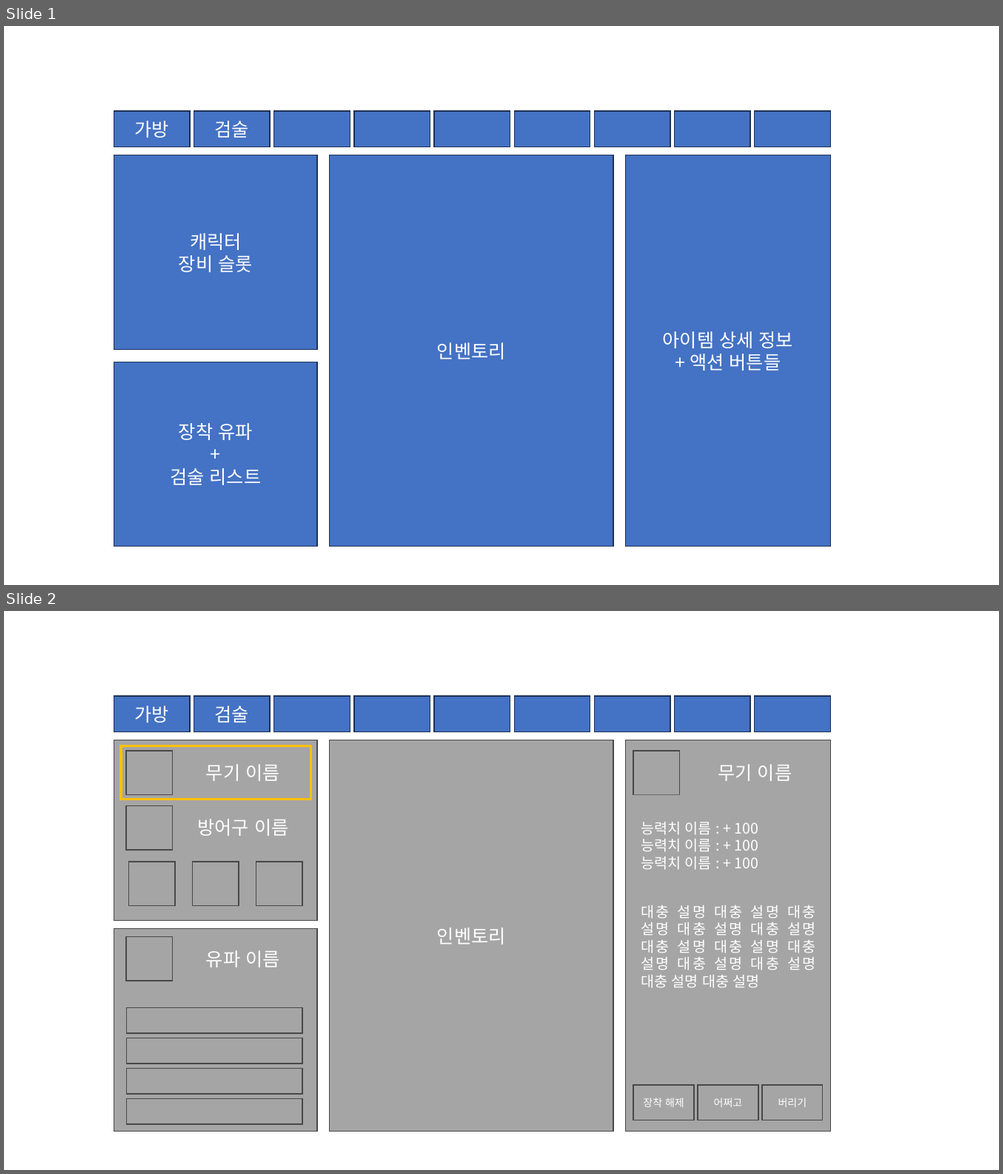
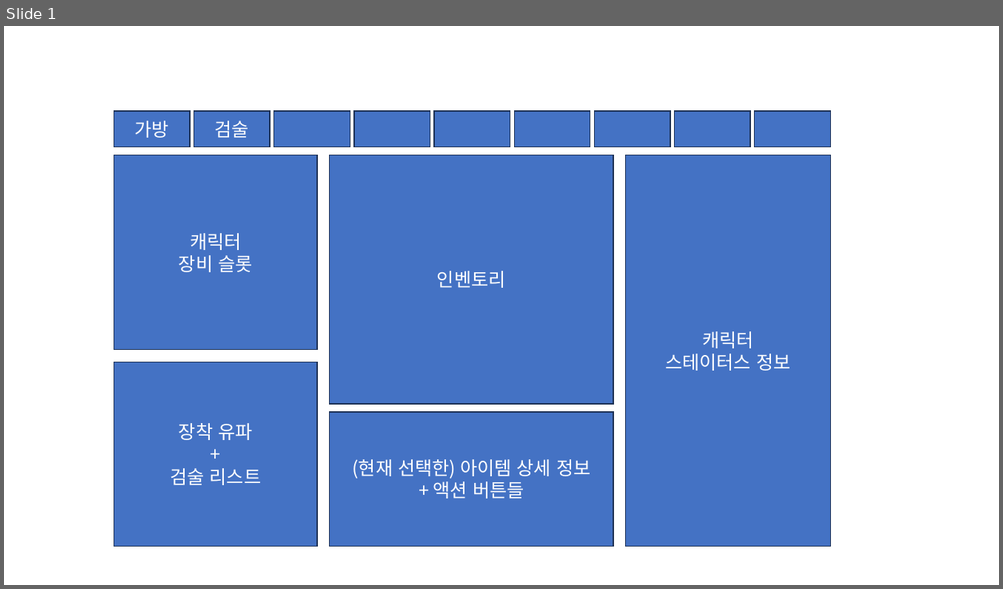
Before and after one commit to onzk777/BladeAction, a slide deck: Docs/Design/UI/UI기획_인벤토리.pptx. Shown one above the other, each under a label of ours: slides 1 and 2 before the commit, slide 1 after it. The pictures are 1003x1174 and 1003x589 pixels, drawn with LibreOffice and Linux fonts; fonts in the diff are those of the drawing. Boxes give left, top, right and bottom in pixels: in the first picture for what was removed or moved away, otherwise in the second. Text is boxed around its words. In the diff, an @@ line names an element or a change of style, - is before the commit and + after.

```diff
--- a/Docs/Design/UI/UI기획_인벤토리.pptx
+++ b/Docs/Design/UI/UI기획_인벤토리.pptx
@@ slide 2 removed at [4, 611, 999, 1170], background #FFFFFF @@
@@ group removed at [114, 696, 831, 732]: 9 rectangles @@
-가방
-검술
@@ rectangle removed at [114, 740, 317, 920] @@
@@ rectangle removed at [330, 740, 613, 1132] @@
-인벤토리
@@ rectangle removed at [626, 740, 831, 1132] @@
@@ rectangle removed at [121, 746, 310, 800] @@
@@ rectangle removed at [126, 751, 173, 795] @@
@@ text removed at [206, 764, 279, 781] @@
-무기 이름
@@ rectangle removed at [633, 751, 679, 795] @@
@@ text removed at [718, 764, 791, 781] @@
-무기 이름
@@ rectangle removed at [126, 806, 173, 850] @@
@@ text removed at [197, 819, 288, 836] @@
-방어구 이름
@@ text removed at [640, 822, 759, 870] @@
-능력치 이름 : + 100
-능력치 이름 : + 100
-능력치 이름 : + 100
@@ rectangle removed at [128, 862, 175, 906] @@
@@ rectangle removed at [193, 862, 239, 906] @@
@@ rectangle removed at [256, 862, 302, 906] @@
@@ text removed at [640, 906, 816, 988] @@
-대충 설명 대충 설명 대충 설명 대충 설명 대충 설명 대충 설명 대충 설명 대충 설명 대충 설명 대충 설명 대충 설명 대충 설명
@@ rectangle removed at [114, 929, 317, 1132] @@
@@ rectangle removed at [126, 937, 173, 981] @@
@@ text removed at [206, 951, 279, 968] @@
-유파 이름
@@ rectangle removed at [126, 1008, 302, 1034] @@
@@ rectangle removed at [126, 1039, 302, 1064] @@
@@ rectangle removed at [126, 1069, 302, 1094] @@
@@ rectangle removed at [126, 1099, 302, 1125] @@
@@ rectangle removed at [633, 1085, 694, 1121] @@
-장착 해제
@@ rectangle removed at [698, 1085, 758, 1121] @@
-어쩌고
@@ rectangle removed at [762, 1085, 822, 1121] @@
-버리기
@@ slide 1 changed as well @@
@@ rectangle "인벤토리": place and size @@
-rectangle "인벤토리" at [330, 155, 613, 547]
+rectangle "인벤토리" at [330, 155, 613, 404]
@@ rectangle added at [626, 155, 831, 547], fill #4472C4, outline #1E3256 1 pt, 18 pt, text #FFFFFF @@
+캐릭터
+스테이터스 정보
@@ rectangle "(현재 선택한) 아이템 상세 정보": place and size @@
-rectangle "(현재 선택한) 아이템 상세 정보" at [626, 155, 831, 547]
+rectangle "(현재 선택한) 아이템 상세 정보" at [330, 412, 613, 547]
@@ text in rectangle at [352, 460, 590, 479]: text changed @@
-아이템 상세 정보
+(현재 선택한) 아이템 상세 정보
```
Also in this commit, not shown: 2 slides added, 57 other files.
